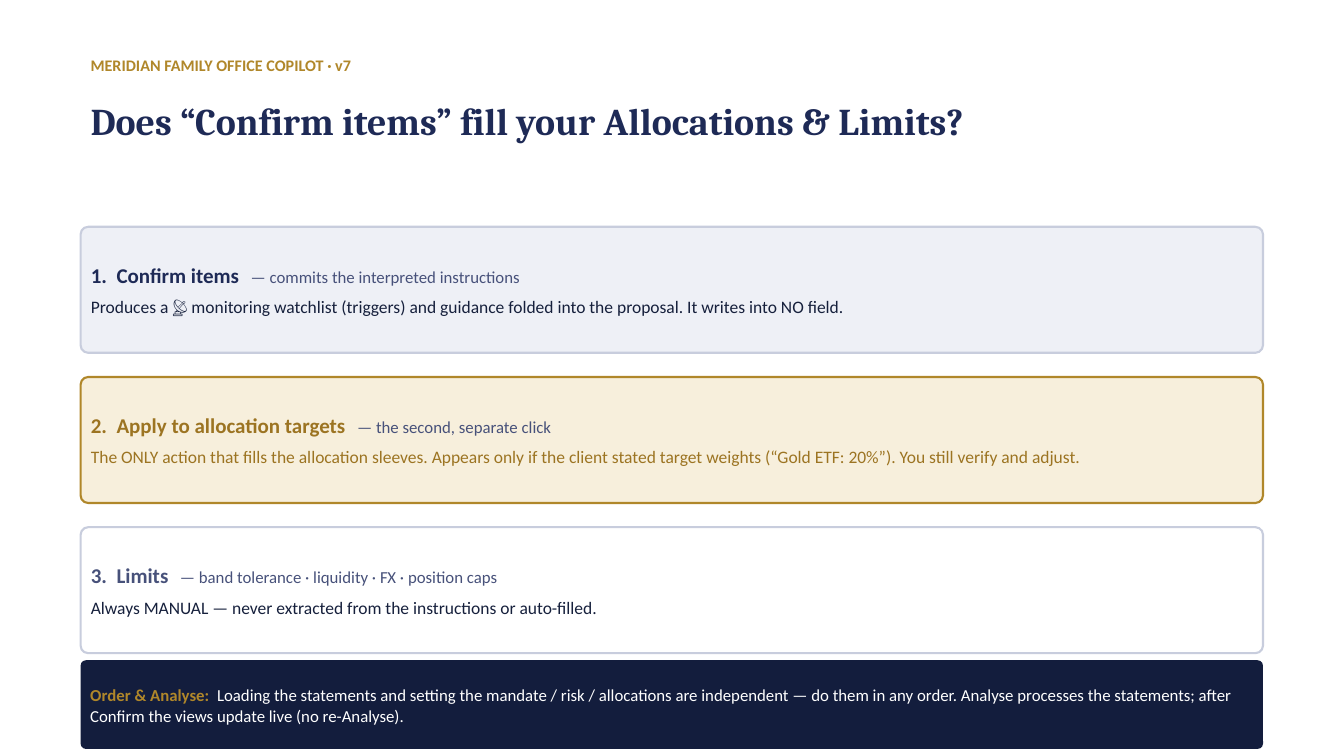
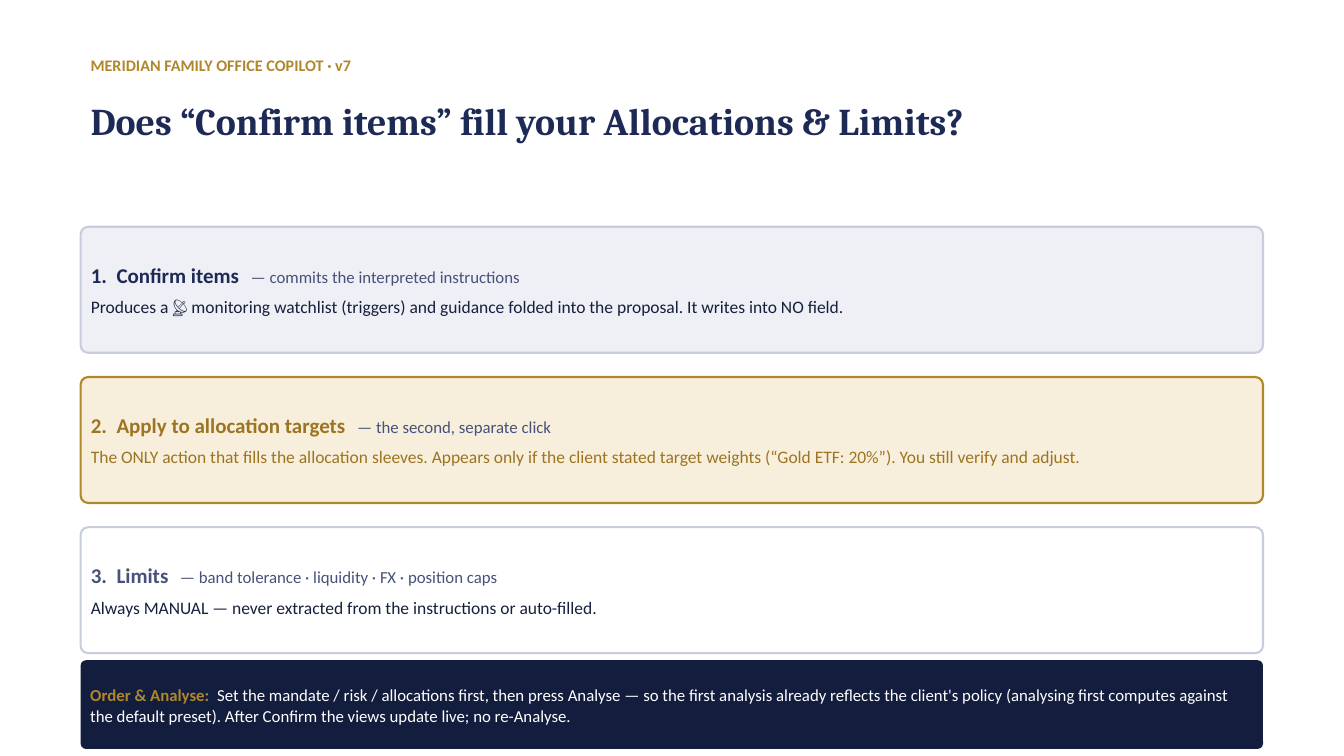
Before and after one commit to desmond108/family-office-copilot, a slide deck: slide 1 of Tactical_Swimlane.pptx. Drawn at 1344x756 pixels with LibreOffice and Linux fonts; fonts in the diff are those of the drawing. Boxes give left, top, right and bottom in pixels: in the first picture for what was removed or moved away, otherwise in the second. Text is boxed around its words. In the diff, an @@ line names an element or a change of style, - is before the commit and + after.

```diff
--- a/Tactical_Swimlane.pptx
+++ b/Tactical_Swimlane.pptx
@@ text in rounded rectangle at <box>90,689,1227,725</box>: text changed @@
-Order & Analyse: Loading the statements and setting the mandate / risk / allocations are independent — do them in any order. Analyse processes the statements; after Confirm the views update live (no re-Analyse).
+Order & Analyse: Set the mandate / risk / allocations first, then press Analyse — so the first analysis already reflects the client's policy (analysing first computes against the default preset). After Confirm the views update live; no re-Analyse.
```
Also in this commit, not shown: 1 other slide changed, 2 other files.
